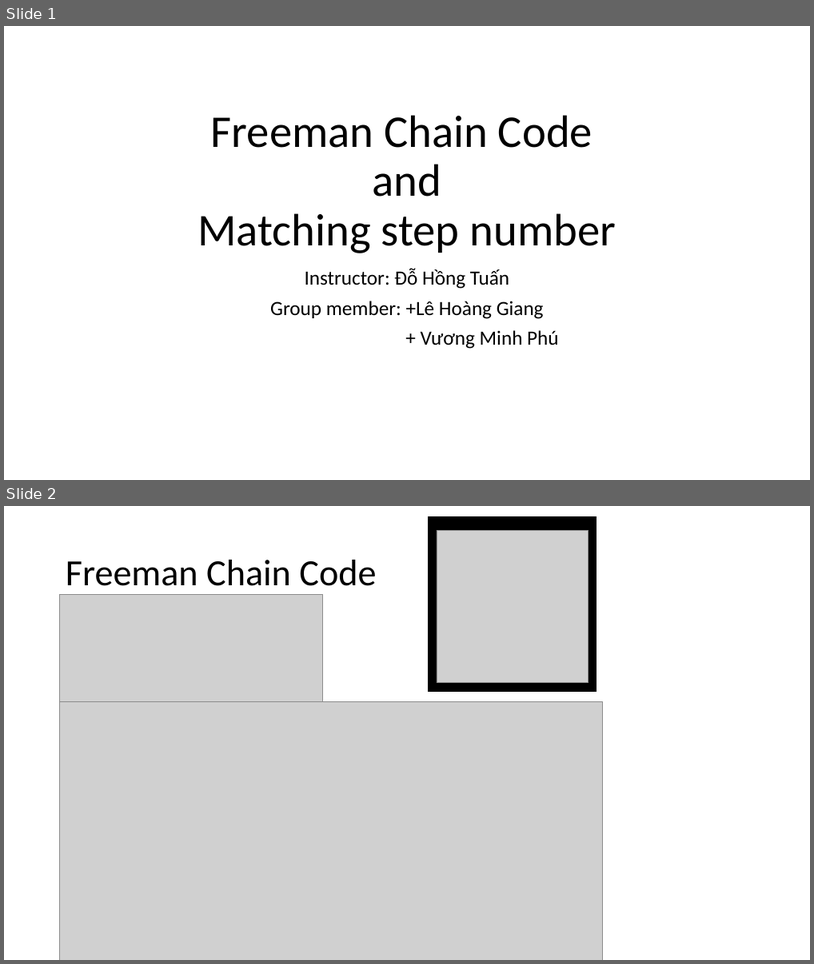
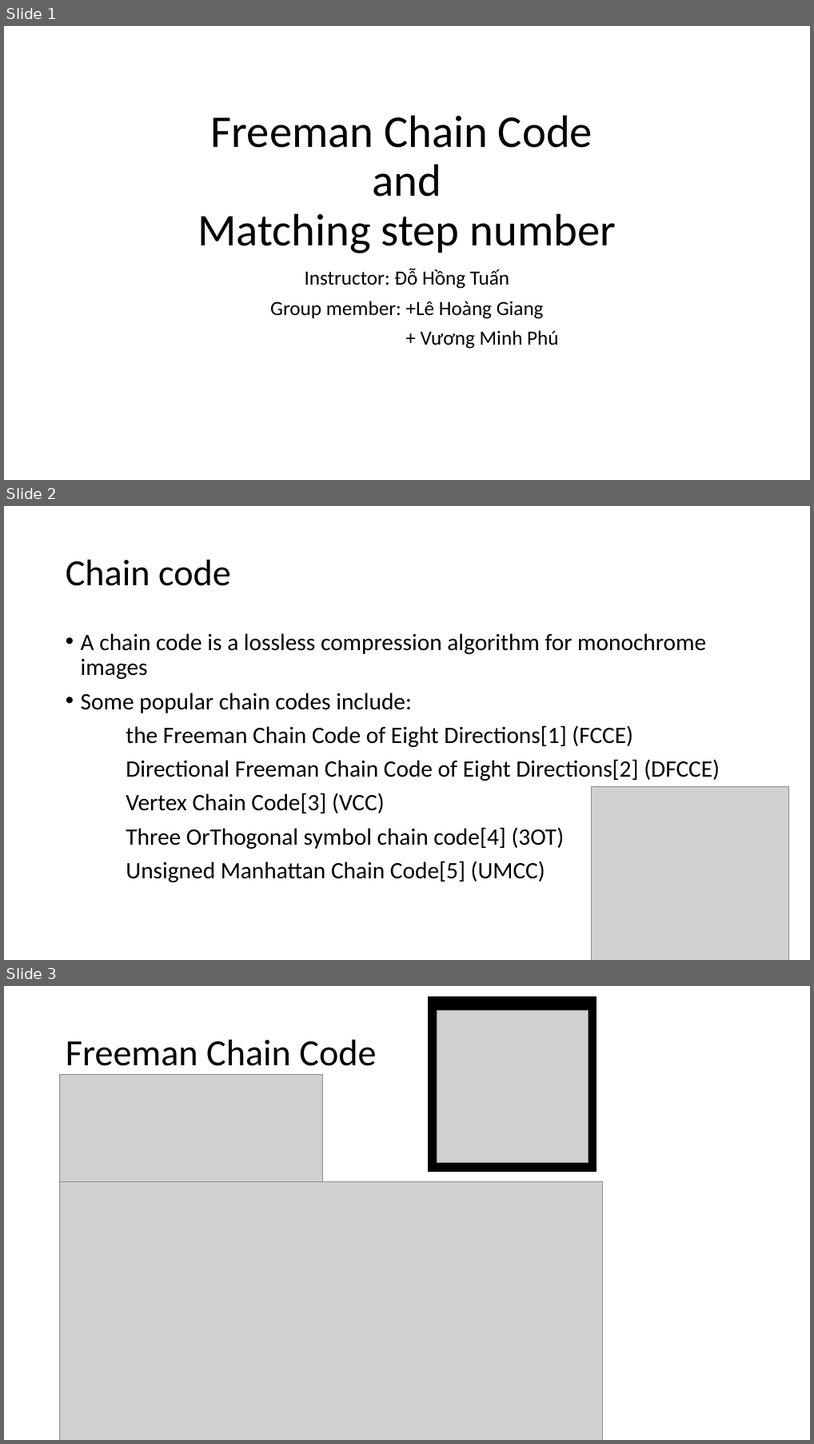
Before and after one commit to GiangHLe/freemanChaincode, a slide deck: Freeman-Chain-Code.pptx. Shown one above the other, each under a label of ours: slides 1 and 2 before the commit, slides 1, 2 and 3 after it. The pictures are 814x964 and 814x1444 pixels, drawn with LibreOffice and Linux fonts; fonts in the diff are those of the drawing; grey boxes stand for pictures. Boxes give left, top, right and bottom in pixels: in the first picture for what was removed or moved away, otherwise in the second. Text is boxed around its words. In the diff, an @@ line names an element or a change of style, - is before the commit and + after.

```diff
--- a/Freeman-Chain-Code.pptx
+++ b/Freeman-Chain-Code.pptx
@@ slide 2 added at [4, 506, 810, 960], background #FFFFFF @@
@@ title added at [66, 560, 231, 586], 44 pt, text #000000 @@
+Chain code
@@ text added at [81, 633, 720, 882], 28 pt, text #000000 @@
+• A chain code is a lossless compression algorithm for monochrome images
+• Some popular chain codes include:
+the Freeman Chain Code of Eight Directions[1] (FCCE)
+Directional Freeman Chain Code of Eight Directions[2] (DFCCE)
+Vertex Chain Code[3] (VCC)
+Three OrThogonal symbol chain code[4] (3OT)
+Unsigned Manhattan Chain Code[5] (UMCC)
@@ picture added at [591, 787, 790, 960] @@
@@ what was slide 2 is now slide 3 @@
```
Also in this commit, not shown: 2 other slides added, 1 slide removed, 1 other file.
